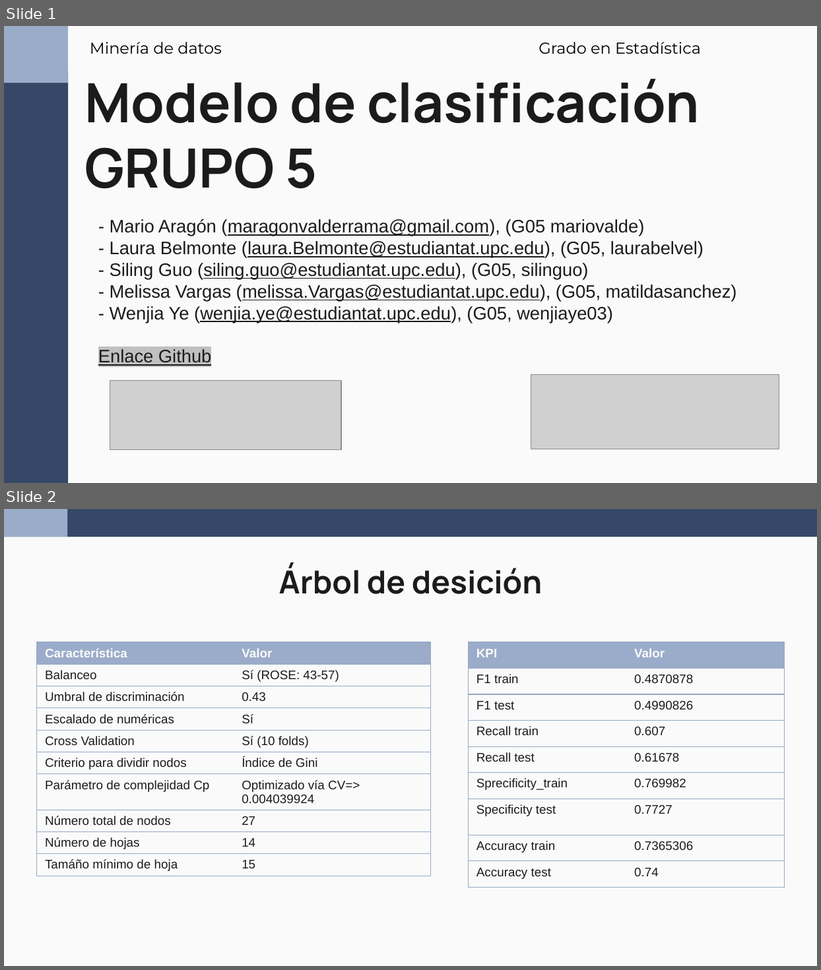
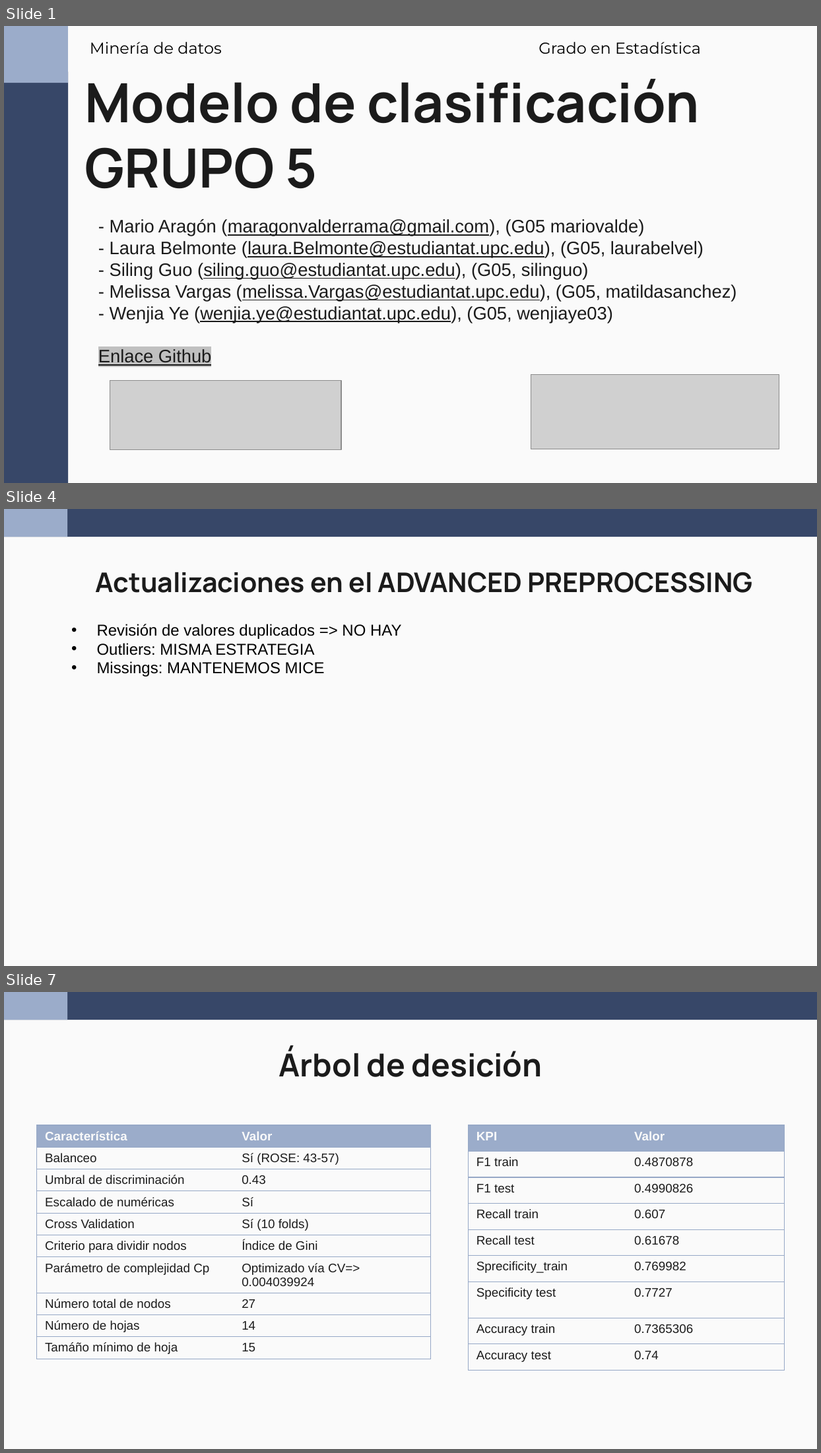
Before and after one commit to wen2111/Mineria, a slide deck: Entrega_2/00.REPORTE/Reporte_Grupo5_new.pptx. Shown one above the other, each under a label of ours: slides 1 and 2 before the commit, slides 1, 4 and 7 after it; the slides between them are not shown. The pictures are 821x970 and 821x1453 pixels, drawn with LibreOffice and Linux fonts; fonts in the diff are those of the drawing; grey boxes stand for pictures. Boxes give left, top, right and bottom in pixels: in the first picture for what was removed or moved away, otherwise in the second. Text is boxed around its words. In the diff, an @@ line names an element or a change of style, - is before the commit and + after.

```diff
--- a/Entrega_2/00.REPORTE/Reporte_Grupo5_new.pptx
+++ b/Entrega_2/00.REPORTE/Reporte_Grupo5_new.pptx
@@ slide 4 added at box(4, 509, 817, 966), background #FAFAFA; not listed: 2 template elements that a slide beside it also shows @@
@@ title added at box(95, 572, 753, 593), 24 pt, text #1B1B1B, bold @@
+Actualizaciones en el ADVANCED PREPROCESSING
@@ text added at box(97, 624, 402, 677), 14 pt, text #000000 @@
+• Revisión de valores duplicados => NO HAY
+• Outliers: MISMA ESTRATEGIA
+• Missings: MANTENEMOS MICE
@@ what was slide 2 is now slide 7 @@
```
Also in this commit, not shown: 4 other slides added.
